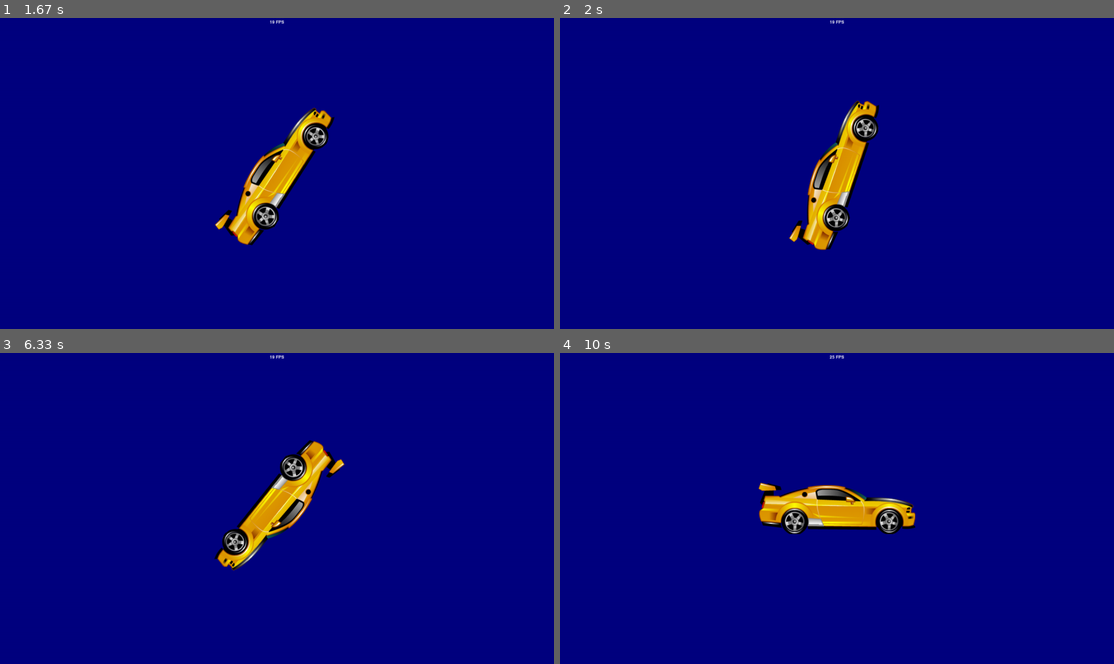
Above: before the commit, frames 1-4 (two rows, left to right).
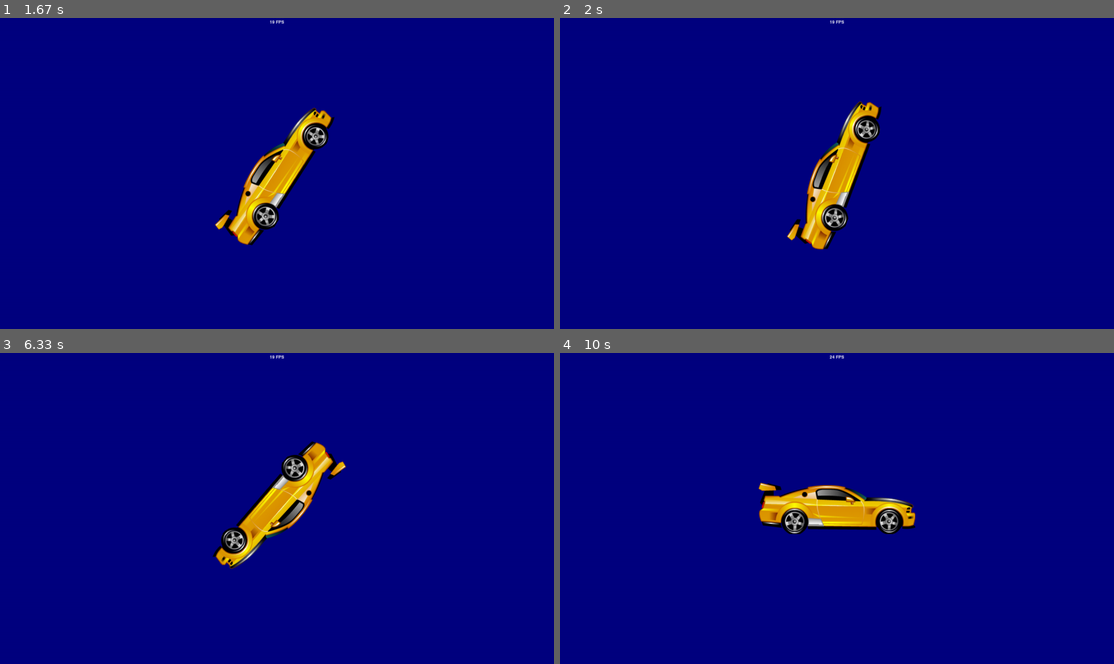
Above: after the commit, the same moments.

Repository: francis-clairicia/PyDiamond
Game: pygame game, started from main.py
Two runs of this game, one before a commit and one after it. Both use one fixed random seed, a clock stepped at 60 frames per second and the inputs below.
Inputs:
- Up to frame 1 (1.67 s): no input
- Up to frame 2 (2 s): no input
- Up to frame 3 (6.33 s): no input
- Up to frame 4 (10 s): no input

Frame 1 is identical in both runs. In frame 2, 1.8% of the frame differs, in the area x 40-59%, y 26-75%; in frame 3, 1.8%; in frame 4, less than 0.1%.

Commit message:
[ADD] Added scene mastering

Diff:
--- a/main.py
+++ b/main.py
@@ -19,6 +19,7 @@
 class ShapeScene(Scene):
     def __init__(self, window: Window) -> None:
         super().__init__(window, framerate=120, busy_loop=True)
+        self.background_color = BLUE_DARK
         # self.__r: RectangleShape = RectangleShape(50, 50, WHITE, outline=3, outline_color=RED)
         # self.__p: PolygonShape = PolygonShape(WHITE, outline=3, outline_color=RED)
         # self.__c: CircleShape = CircleShape(30, WHITE, outline=3, outline_color=RED)
@@ -108,7 +109,6 @@
         self.__shape_copy.set_points(self.__c.get_vertices())
 
     def draw(self) -> None:
-        self.window.clear(BLUE_DARK)
         self.window.draw(self.__r)
         self.window.draw(self.__p)
         self.window.draw(self.__c)
@@ -132,7 +132,6 @@
         self.rectangle.animation.start_in_background(self, after_animation=self.move_to_left)
 
     def draw(self) -> None:
-        self.window.clear()
         self.window.draw(self.rectangle)
 
     def move_to_left(self) -> None:
@@ -145,6 +144,7 @@
 class GradientScene(Scene):
     def __init__(self, window: Window) -> None:
         super().__init__(window, framerate=120)
+        self.background_color = BLUE_DARK
         self.horizontal: HorizontalGradientShape = HorizontalGradientShape(100, 100, RED, YELLOW)
         self.vertical: VerticalGradientShape = VerticalGradientShape(100, 100, RED, YELLOW)
         self.squared: SquaredGradientShape = SquaredGradientShape(100, RED, YELLOW)
@@ -157,7 +157,6 @@
         self.squared.midbottom = self.window.midbottom
 
     def draw(self) -> None:
-        self.window.clear(BLUE_DARK)
         for obj in [self.horizontal, self.vertical, self.squared, self.radial]:
             self.window.draw(obj)
 
@@ -165,6 +164,7 @@
 class TextScene(Scene):
     def __init__(self, window: Window) -> None:
         super().__init__(window, framerate=120)
+        self.background_color = BLUE_DARK
         self.text = Text(
             "I'm a text", font=(None, 300), italic=True, color=WHITE, shadow_x=-25, shadow_y=-25, wrap=5, justify="center"
         )
@@ -172,7 +172,6 @@
         self.text.animation.register_rotation(360).start_in_background(self)
 
     def draw(self) -> None:
-        self.window.clear(BLUE_DARK)
         self.window.draw(self.text)
 
 
@@ -200,7 +199,6 @@
         self.text.center = window.center
 
     def draw(self) -> None:
-        self.window.clear()
         self.window.draw(self.cactus)
         self.window.draw(self.text)
 
@@ -208,6 +206,7 @@
 class AnimatedSpriteScene(Scene):
     def __init__(self, window: Window) -> None:
         super().__init__(window, framerate=120)
+        self.background_color = BLUE_DARK
         self.sprite: AnimatedSprite = AnimatedSprite(*MyResources.car)
         self.sprite.start_sprite_animation(loop=True)
         self.sprite.ratio = 20
@@ -218,7 +217,6 @@
         self.sprite.update()
 
     def draw(self) -> None:
-        self.window.clear(BLUE_DARK)
         self.window.draw(self.sprite)
 
 
--- a/my_pygame/gradients.py
+++ b/my_pygame/gradients.py
@@ -31,9 +31,8 @@
 
     @second_color.setter
     def second_color(self, color: Color) -> None:
-        color = Color(color)
         if self.__second_color != color:
-            self.__second_color = color
+            self.__second_color = Color(color)
             self._need_update()
 
 
--- a/my_pygame/resource.py
+++ b/my_pygame/resource.py
@@ -138,13 +138,13 @@
                 return {key: load_all_resources(value) for key, value in resource_loader.items()}
             raise TypeError(f"Unexpected resource loader type: {repr(type(resource_loader).__name__)} ({repr(resource_loader)})")
 
-        resource_attribute: str = f"_{cls.__name__}__{resource_name}"
+        resource_attribute: str = f"__resource_{resource_name}"
         resource: Any
-        if not hasattr(cls, resource_attribute):
+        try:
+            resource = getattr(cls, resource_attribute)
+        except AttributeError:
             resource = load_all_resources(cls.__resources_loader[resource_name])
             setattr(cls, resource_attribute, resource)
-        else:
-            resource = getattr(cls, resource_attribute)
         return resource
 
 
--- a/my_pygame/scene.py
+++ b/my_pygame/scene.py
@@ -3,7 +3,10 @@
 from __future__ import annotations
 from abc import ABCMeta, abstractmethod
 from functools import wraps
-from typing import Any, Callable, Dict, TYPE_CHECKING, Tuple
+from typing import Any, Callable, Dict, Optional, TYPE_CHECKING, Tuple, Union
+
+from pygame.color import Color
+
 from .theme import ThemeNamespace
 
 if TYPE_CHECKING:
@@ -64,10 +67,18 @@
 
 
 class Scene(metaclass=MetaScene):
-    def __init__(self, window: Window, framerate: int = 0, busy_loop: bool = False) -> None:
-        self.__w: Window = window
-        self.__f: int = max(framerate, 0)
-        self.__b: bool = busy_loop
+    def __init__(self, master: Union[Window, Scene], framerate: int = 0, busy_loop: bool = False) -> None:
+        self.__master: Optional[Scene]
+        self.__window: Window
+        if isinstance(master, Scene):
+            self.__master = master
+            self.__window = master.window
+        else:
+            self.__master = None
+            self.__window = master
+        self.__framerate: int = max(framerate, 0)
+        self.__busy_loop: bool = busy_loop
+        self.__bg_color: Color = Color(0, 0, 0)
 
     def update(self) -> None:
         pass
@@ -77,11 +88,23 @@
         raise NotImplementedError
 
     def get_required_framerate(self) -> int:
-        return self.__f
+        return self.__framerate
 
     def require_busy_loop(self) -> bool:
-        return self.__b
+        return self.__busy_loop
+
+    @property
+    def master(self) -> Optional[Scene]:
+        return self.__master
 
     @property
     def window(self) -> Window:
-        return self.__w
+        return self.__window
+
+    @property
+    def background_color(self) -> Color:
+        return self.__bg_color
+
+    @background_color.setter
+    def background_color(self, color: Color) -> None:
+        self.__bg_color = Color(color)
--- a/my_pygame/shape.py
+++ b/my_pygame/shape.py
@@ -90,12 +90,12 @@
 
     @property
     def color(self) -> Color:
-        return self.__color
+        return Color(self.__color)
 
     @color.setter
     def color(self, value: Color) -> None:
         if self.__color != value:
-            self.__color = value
+            self.__color = Color(value)
             self._need_update()
 
 
@@ -126,12 +126,12 @@
 
     @property
     def outline_color(self) -> Color:
-        return self.__outline_color
+        return Color(self.__outline_color)
 
     @outline_color.setter
     def outline_color(self, value: Color) -> None:
         if self.__outline_color != value:
-            self.__outline_color = value
+            self.__outline_color = Color(value)
             self._need_update()
 
 
--- a/my_pygame/text.py
+++ b/my_pygame/text.py
@@ -241,13 +241,12 @@
 
     @property
     def color(self) -> Color:
-        return self.__color
+        return Color(self.__color)
 
     @color.setter
     def color(self, color: Color) -> None:
-        color = Color(color)
         if color != self.__color:
-            self.__color = color
+            self.__color = Color(color)
             self.__need_update()
 
     @property
@@ -278,11 +277,10 @@
 
     @property
     def shadow_color(self) -> Color:
-        return self.__shadow_color
+        return Color(self.__shadow_color)
 
     @shadow_color.setter
     def shadow_color(self, color: Color) -> None:
-        self.__shadow_color = Color(color)
         if self.__shadow_color != color:
-            self.__shadow_color = color
-            self.__need_update()
+            self.__shadow_color = Color(color)
+            self.__need_update()
--- a/my_pygame/window.py
+++ b/my_pygame/window.py
@@ -59,6 +59,8 @@
             self.__stack.pop(0)
 
     def remove(self, scene: Scene) -> None:
+        if scene.window is not self.__window:
+            raise WindowError("Trying to remove a scene bound to an another window")
         try:
             self.__stack.remove(scene)
         except ValueError:
@@ -66,20 +68,20 @@
 
     def push_on_top(self, scene: Scene) -> None:
         if scene.window is not self.__window:
-            return
+            raise WindowError("Trying to push a scene bound to an another window")
         self.remove(scene)
         self.__stack.insert(0, scene)
 
     def push_before(self, scene: Scene, pivot: Scene) -> None:
         if scene.window is not self.__window:
-            return
+            raise WindowError("Trying to push a scene bound to an another window")
         pivot_index: int = self.__stack.index(pivot)
         self.remove(scene)
         self.__stack.insert(pivot_index, scene)
 
     def push_after(self, scene: Scene, pivot: Scene) -> None:
         if scene.window is not self.__window:
-            return
+            raise WindowError("Trying to push a scene bound to an another window")
         pivot_index: int = self.__stack.index(pivot)
         self.remove(scene)
         self.__stack.insert(pivot_index + 1, scene)
@@ -230,7 +232,10 @@
     def refresh(self) -> None:
         screen: Surface = pygame.display.get_surface()
         screen.fill(BLACK)
-        self.text_framerate.draw_onto(self.__surface)
+        if self.text_framerate.is_shown():
+            if not self.text_framerate.message or self.__framerate_update_clock.elapsed_time(200):
+                self.text_framerate.message = f"{round(self.framerate)} FPS"
+            self.text_framerate.draw_onto(self.__surface)
         screen.blit(self.__surface, (0, 0))
         pygame.display.flip()
 
@@ -245,14 +250,14 @@
             self.__main_clock.tick_busy_loop(self.__framerate)
         else:
             self.__main_clock.tick(self.__framerate)
-        if self.text_framerate.is_shown() and (
-            not self.text_framerate.message or self.__framerate_update_clock.elapsed_time(200)
-        ):
-            self.text_framerate.message = f"{round(self.framerate)} FPS"
 
     def draw_screen(self) -> None:
         scene: Optional[Scene] = self.scenes.top()
         if scene:
+            if scene.master:
+                scene.master.draw()
+            else:
+                self.clear(scene.background_color)
             scene.draw()
 
     def update(self) -> None:
@@ -271,6 +276,17 @@
             pass
 
     def handle_events(self, only_close_event: bool = False) -> None:
+        if only_close_event:
+            self.__handle_only_close_event()
+        else:
+            self.__handle_all_events()
+
+    def __handle_only_close_event(self) -> None:
+        for event in pygame.event.get():
+            if event.type == pygame.QUIT:
+                self.close()
+
+    def __handle_all_events(self) -> None:
         self.__callback_after.process()
         scene: Optional[Scene] = self.scenes.top()
         if scene and scene in self.__callback_after_scenes:
@@ -279,17 +295,6 @@
             if scene not in self.scenes:
                 self.__callback_after_scenes.pop(scene)
 
-        if only_close_event:
-            self.__handle_only_close_event()
-        else:
-            self.__handle_all_events()
-
-    def __handle_only_close_event(self) -> None:
-        for event in pygame.event.get():
-            if event.type == pygame.QUIT:
-                self.close()
-
-    def __handle_all_events(self) -> None:
         for event in pygame.event.get():
             if event.type == pygame.QUIT:
                 self.close()
